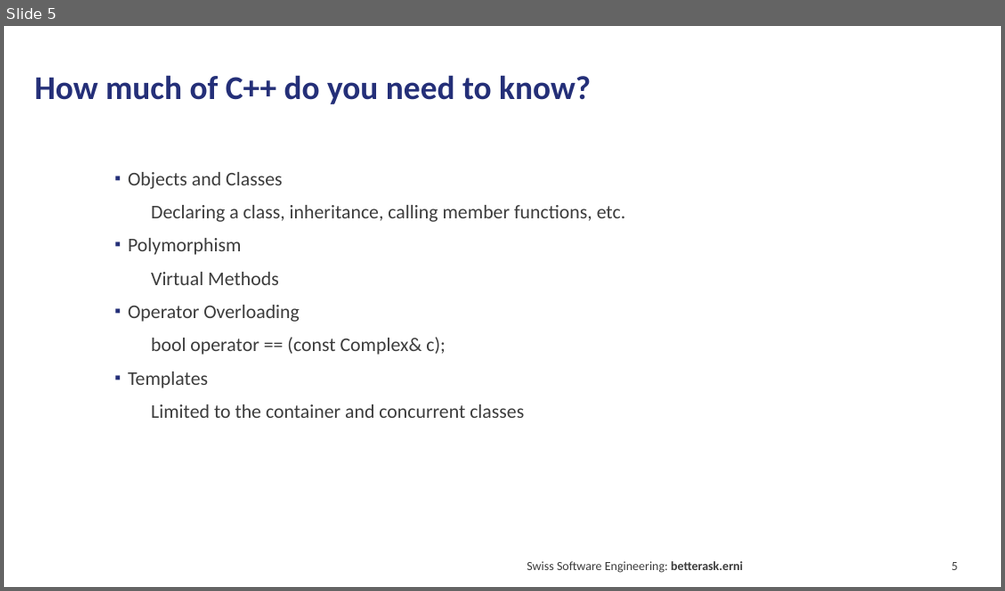
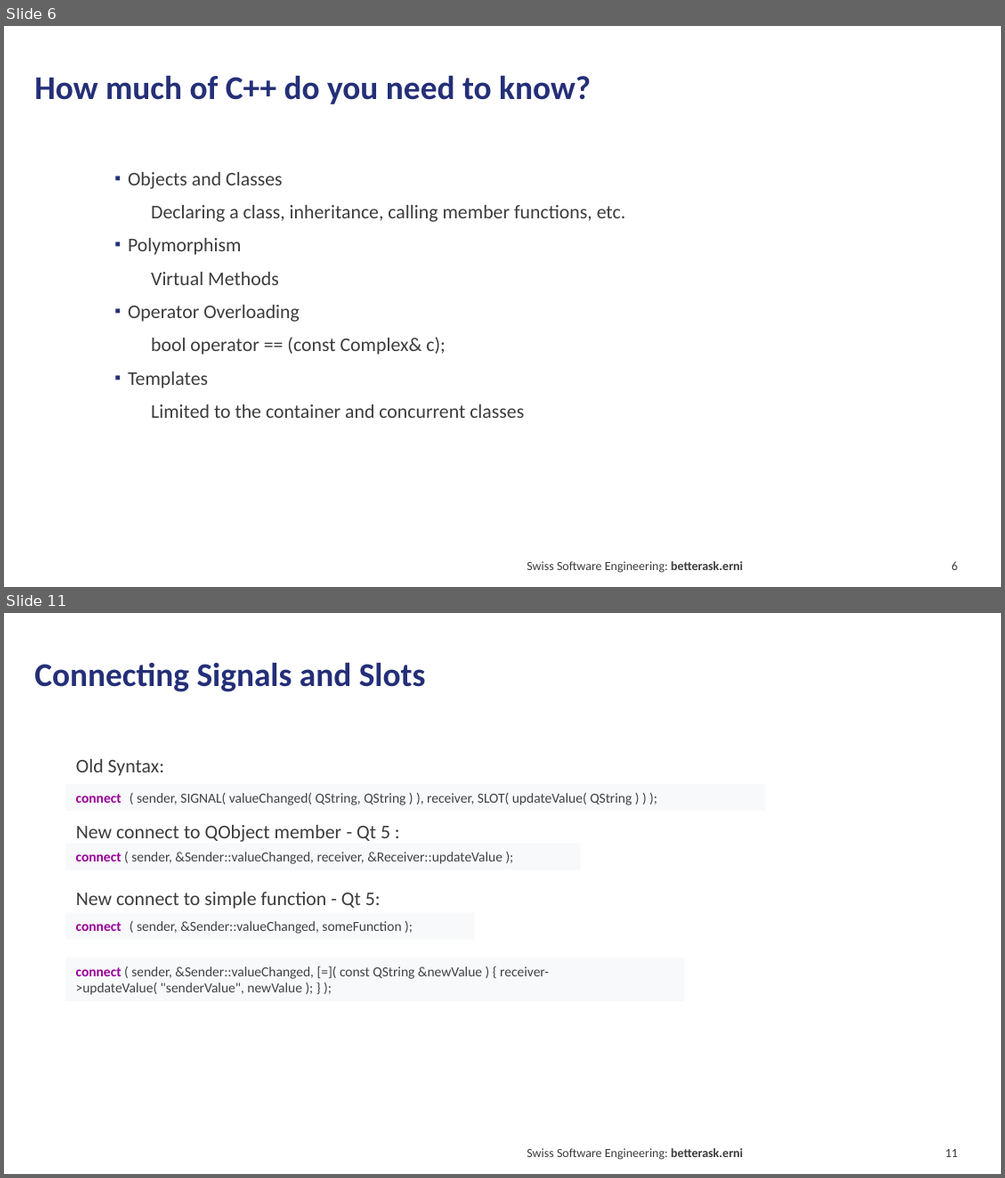
Before and after one commit to hebercosfer/qt_intro_demo, a slide deck: Qt Introduction.pptx. Shown one above the other, each under a label of ours: slide 5 before the commit, slides 6 and 11 after it; the slides between them are not shown. The pictures are 1005x591 and 1005x1178 pixels, drawn with LibreOffice and Linux fonts; fonts in the diff are those of the drawing. Boxes give left, top, right and bottom in pixels: in the first picture for what was removed or moved away, otherwise in the second. Text is boxed around its words. In the diff, an @@ line names an element or a change of style, - is before the commit and + after.

```diff
--- a/Qt Introduction.pptx
+++ b/Qt Introduction.pptx
@@ slide 11 added at [4, 613, 1001, 1174], background #FFFFFF @@
@@ title added at [34, 662, 426, 692], 24 pt, text #242F78, bold @@
+Connecting Signals and Slots
@@ text added at [76, 759, 390, 908], 14 pt, text #3C3C3C @@
+  Old Syntax:
+  New connect to QObject member - Qt 5 :
+  New connect to simple function - Qt 5:
@@ rectangle added at [65, 785, 766, 811], fill #F8F9FA, 10 pt, text #404244 @@
+connect ( sender, SIGNAL( valueChanged( QString, QString ) ), receiver, SLOT( updateValue( QString ) ) );
@@ rectangle added at [65, 844, 580, 870], fill #F8F9FA, 10 pt, text #404244 @@
+connect ( sender, &Sender::valueChanged, receiver, &Receiver::updateValue );
@@ rectangle added at [65, 912, 475, 939], fill #F8F9FA, 10 pt, text #404244 @@
+connect ( sender, &Sender::valueChanged, someFunction );
@@ rectangle added at [65, 957, 684, 1001], fill #F8F9FA, 10 pt, text #404244 @@
+connect ( sender, &Sender::valueChanged, [=]( const QString &newValue ) { receiver->updateValue( "senderValue", newValue ); } );
@@ text added at [526, 1148, 743, 1159], 9 pt, text #3C3C3C @@
+Swiss Software Engineering: betterask.erni
@@ page number added at [945, 1149, 957, 1157], 9 pt, text #3C3C3C @@
+11
@@ what was slide 5 is now slide 6 @@
```
Also in this commit, not shown: 5 slides changed, 5 other slides added, 4 slides removed, 7 other files.
